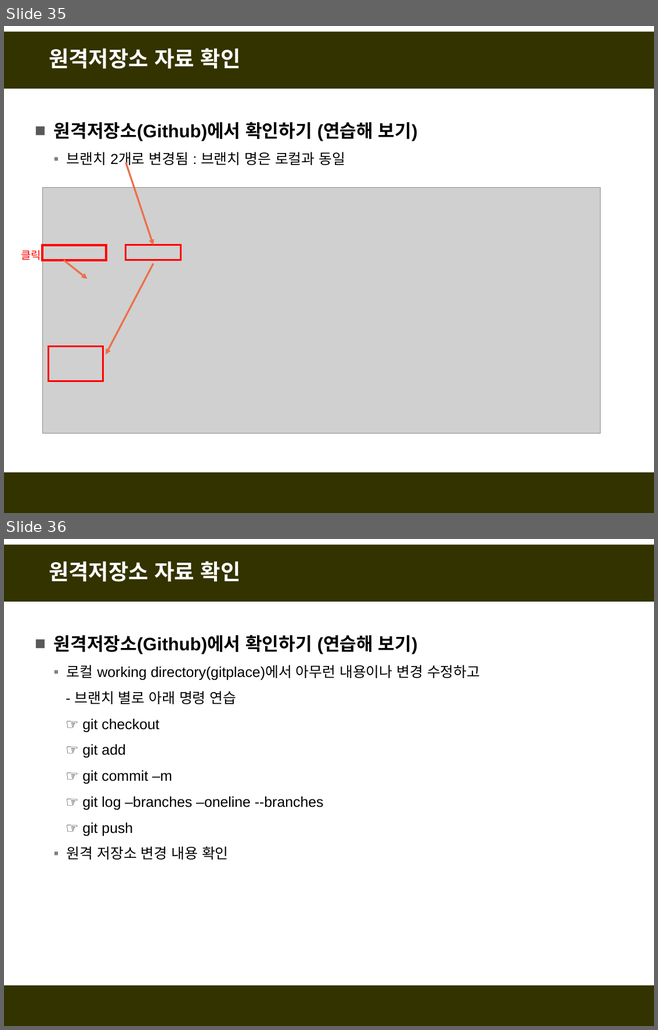
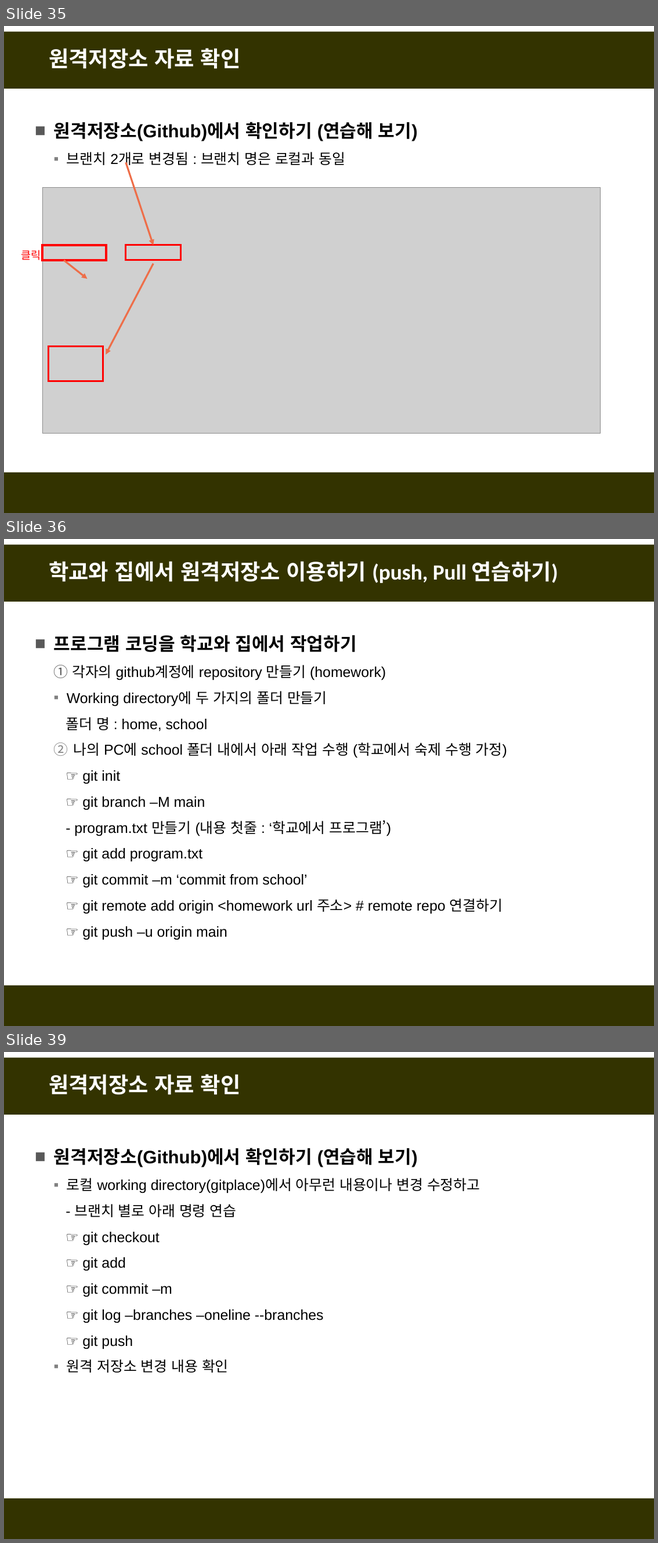
Before and after one commit to fasthill/github-lecture, a slide deck: git및github첫걸음2-원격저장소만들기.pptx. Shown one above the other, each under a label of ours: slides 35 and 36 before the commit, slides 35, 36 and 39 after it; the slides between them are not shown. The pictures are 658x1030 and 658x1543 pixels, drawn with LibreOffice and Linux fonts; fonts in the diff are those of the drawing; grey boxes stand for pictures. Boxes give left, top, right and bottom in pixels: in the first picture for what was removed or moved away, otherwise in the second. Text is boxed around its words. In the diff, an @@ line names an element or a change of style, - is before the commit and + after.

```diff
--- a/git및github첫걸음2-원격저장소만들기.pptx
+++ b/git및github첫걸음2-원격저장소만들기.pptx
@@ slide 36 added at box(4, 539, 654, 1026), background #FFFFFF; not listed: 2 template elements that a slide beside it also shows @@
@@ title added at box(49, 561, 558, 583), 24 pt, text #FFFFFF, bold @@
+학교와 집에서 원격저장소 이용하기 (push, Pull 연습하기)
@@ text added at box(54, 635, 507, 940), 16 pt, text #000000 @@
+■ 프로그램 코딩을 학교와 집에서 작업하기
+1. 각자의 github계정에 repository 만들기 (homework)
+  ▪ Working directory에 두 가지의 폴더 만들기
+  폴더 명 : home, school
+  2. 나의 PC에 school 폴더 내에서 아래 작업 수행 (학교에서 숙제 수행 가정)
+  ☞ git init
+  ☞ git branch –M main
+  - program.txt 만들기 (내용 첫줄 : ‘학교에서 프로그램’)
+  ☞ git add program.txt
+  ☞ git commit –m ‘commit from school’
+  ☞ git remote add origin <homework url 주소> # remote repo 연결하기
+  ☞ git push –u origin main
@@ what was slide 36 is now slide 39 @@
```
Also in this commit, not shown: 1 slide changed, 2 other slides added.
